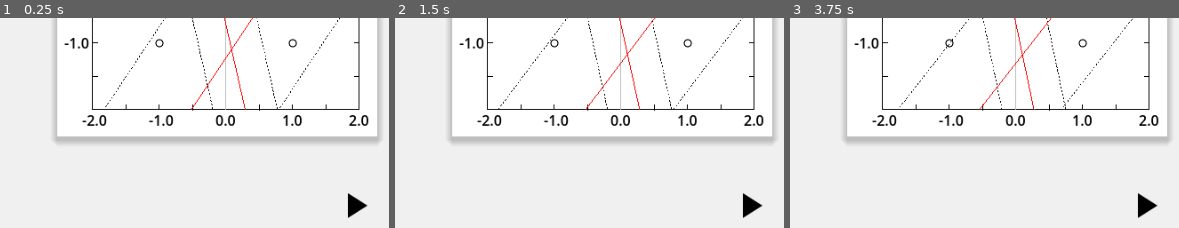
Above: before the commit, frames 1-3 (left to right).
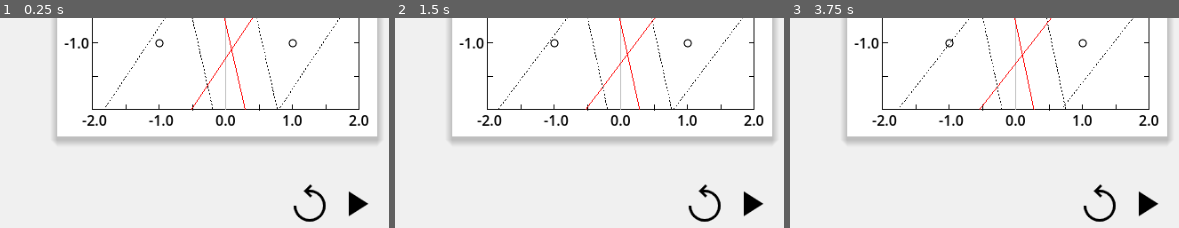
Above: after the commit, the same moments.

Repository: vivisuke/GDNN
Game: Godot game, scene res://main.tscn
The game is run twice, just before and just after one commit, with the same random seed, the same clock (stepped at 60 frames per second) and the same inputs.
Inputs (mouse positions are % of the whole screen's width and height, from its top left; square brackets give the same spot before the commit, where the layout moved):
- Up to frame 1 (0.25 s): no input
- Up to frame 2 (1.5 s): click (96, 94) [96, 95] at 0.5 s; click (90, 94) at 1.27 s
- Up to frame 3 (3.75 s): click (90, 94) at 2.02 s; click (90, 94) at 2.77 s; click (96, 94) [96, 95] at 3.5 s
The pictures show only the part of the screen within x 50-100%, y 50-100%; the shares and areas given below are measured in that part.

The runs differ from the first frame. In frame 1, 0.6% of the frame differs, in the area x 75-95%, y 79-98%; in frame 2, 0.6%; in frame 3, 0.6%.

Commit message:
0031 ◎ C 01/09 01/09 0.001│ToDo│リスタートボタン設置

Diff:
--- a/gdnn/main.gd
+++ b/gdnn/main.gd
@@ -67,7 +67,7 @@
 	update_view()
 	pass # Replace with function body.
 func _process(delta):
-	if $TrainButton.is_pressed():
+	if $HBC/TrainButton.is_pressed():
 		#print("Pressed.")
 		_on_texture_button_pressed()
 		pass
--- a/gdnn/main.tscn
+++ b/gdnn/main.tscn
@@ -1,9 +1,11 @@
-[gd_scene load_steps=6 format=3 uid="uid://d3w46vnudub1p"]
+[gd_scene load_steps=8 format=3 uid="uid://d3w46vnudub1p"]
 
 [ext_resource type="Script" path="res://main.gd" id="1_7uhuw"]
 [ext_resource type="Script" path="res://bg.gd" id="2_htso4"]
 [ext_resource type="Script" path="res://graph_rect.gd" id="3_7jq23"]
 [ext_resource type="Texture2D" uid="uid://cf8ub6603xemv" path="res://images/play_arrow_black.png" id="4_03n60"]
+[ext_resource type="Texture2D" uid="uid://ctnrckwiynwy0" path="res://images/replay_black.png" id="4_ix31o"]
+[ext_resource type="Texture2D" uid="uid://cid0t1shhk71g" path="res://images/replay_green.png" id="5_8d64w"]
 [ext_resource type="Texture2D" uid="uid://dwcb2yobi7dgg" path="res://images/play_arrow_green.png" id="5_tn2he"]
 
 [node name="Main" type="Node2D"]
@@ -49,12 +51,21 @@
 theme_override_font_sizes/font_size = 20
 text = "∂/∂[b, weights] = "
 
-[node name="TrainButton" type="TextureButton" parent="."]
-offset_left = 831.0
-offset_top = 434.0
-offset_right = 879.0
-offset_bottom = 482.0
+[node name="HBC" type="HBoxContainer" parent="."]
+offset_left = 520.0
+offset_top = 432.0
+offset_right = 880.0
+offset_bottom = 480.0
+alignment = 2
+
+[node name="ReplayButton" type="TextureButton" parent="HBC"]
+layout_mode = 2
+texture_normal = ExtResource("4_ix31o")
+texture_pressed = ExtResource("5_8d64w")
+
+[node name="TrainButton" type="TextureButton" parent="HBC"]
+layout_mode = 2
 texture_normal = ExtResource("4_03n60")
 texture_pressed = ExtResource("5_tn2he")
 
-[connection signal="pressed" from="TrainButton" to="." method="_on_texture_button_pressed"]
+[connection signal="pressed" from="HBC/TrainButton" to="." method="_on_texture_button_pressed"]
Binary file added: gdnn/images/replay_black.png
Not shown, added: gdnn/images/replay_black.png.import
Binary file added: gdnn/images/replay_green.png
Not shown, added: gdnn/images/replay_green.png.import
Not shown, changed: GDNN.spr
